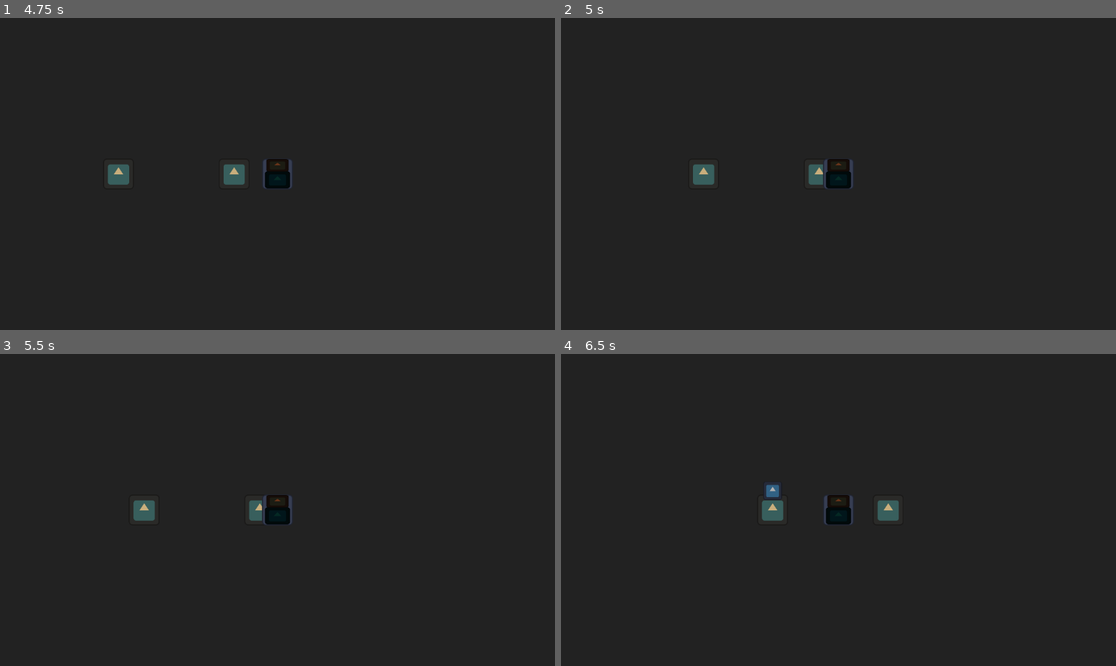
Above: before the commit, frames 1-4 (two rows, left to right).
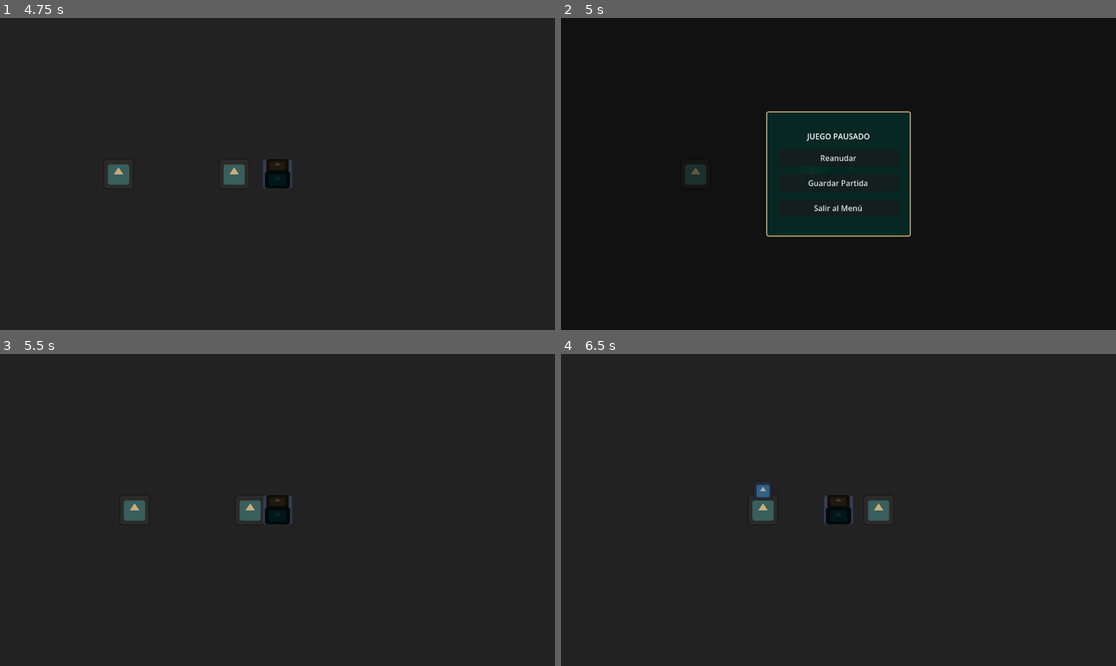
Above: after the commit, the same moments.

Repository: rualesana-046/Proyecto_videojuego_2D
Game: Godot game, scene res://scenes/ui/CharacterCreator.tscn
Two runs of this game, one before a commit and one after it. Both use one fixed random seed, a clock stepped at 60 frames per second and the inputs below. The engine's default icon, where the game draws it, is replaced by a stand-in: a white triangle on a blue panel in a dark square.
Inputs (mouse positions are in pixels of both pictures, inside the frame that each line leads up to):
- Up to frame 1 (4.75 s): click "Comenzar Aventura" at 0.5 s; tap Enter at 1.25 s; hold D (move_right) 1.28-2.03 s; hold E (interact) 1.28-2.03 s; hold S (move_down) 2.03-2.78 s; tap Q (toggle_notebook) at 2.1, 3.6 s; hold D (move_right) 2.78-3.53 s; hold E (interact) 2.78-3.53 s; hold W (move_up) 3.53-4.28 s; hold A (move_left) from 4.28 s (still down); hold E (interact) from 4.28 s (still down)
- Up to frame 2 (5 s): keep holding A (move_left); keep holding E (interact); tap Escape (ui_cancel) at 4.9 s
- Up to frame 3 (5.5 s): release A (move_left) at 5 s; release E (interact) at 5 s; click (277, 494) at 5 s, where only the run after the commit has a clickable "Reanudar"
- Up to frame 4 (6.5 s): tap Space at 5.75 s; hold A (move_left) from 5.78 s (still down); tap Q (toggle_notebook) at 5.85 s

Frame 1 is identical in both runs. In frame 2, 7.6% of the frame differs, in the area x 23-64%, y 29-71%; in frame 3, 0.4%; in frame 4, 0.7%.

Commit message:
feat: implement global pause menu with resume, save and quit functionality

Diff:
--- a/scenes/levels/Level1.tscn
+++ b/scenes/levels/Level1.tscn
@@ -1,8 +1,9 @@
-[gd_scene load_steps=4 format=3 uid="uid://c4lan2m6v8x1p"]
+[gd_scene load_steps=5 format=3 uid="uid://c4lan2m6v8x1p"]
 
 [ext_resource type="PackedScene" uid="uid://b8m3x7p2laq1w" path="res://scenes/entities/Player.tscn" id="1_player_scene"]
 [ext_resource type="PackedScene" uid="uid://f3n7r9x2m5p8w" path="res://scenes/entities/NPC.tscn" id="2_npc_scene"]
 [ext_resource type="PackedScene" uid="uid://e7p4r2n8x5m1q" path="res://scenes/ui/DialogueOverlay.tscn" id="3_dialogue_overlay_scene"]
+[ext_resource type="PackedScene" uid="uid://p7m2n9x4q1r8w" path="res://scenes/ui/PauseMenu.tscn" id="4_pause_menu_scene"]
 
 [node name="Level1" type="Node2D" unique_id=123768958]
 
@@ -24,3 +25,5 @@
 [node name="Player" parent="." unique_id=162365422 instance=ExtResource("1_player_scene")]
 
 [node name="DialogueOverlay" parent="." instance=ExtResource("3_dialogue_overlay_scene")]
+
+[node name="PauseMenu" parent="." instance=ExtResource("4_pause_menu_scene")]
--- a/scenes/levels/Level2.tscn
+++ b/scenes/levels/Level2.tscn
@@ -3,6 +3,7 @@
 [ext_resource type="PackedScene" uid="uid://b8m3x7p2laq1w" path="res://scenes/entities/Player.tscn" id="1_player_scene"]
 [ext_resource type="PackedScene" uid="uid://g5m2n8p4r1x9w" path="res://scenes/entities/Chaser.tscn" id="2_chaser_scene"]
 [ext_resource type="Texture2D" path="res://icon.svg" id="3_wall_icon"]
+[ext_resource type="PackedScene" uid="uid://p7m2n9x4q1r8w" path="res://scenes/ui/PauseMenu.tscn" id="4_pause_menu_scene"]
 
 [sub_resource type="RectangleShape2D" id="RectangleShape2D_wall"]
 size = Vector2(64, 192)
@@ -42,3 +43,5 @@
 
 [node name="Chaser" parent="." instance=ExtResource("2_chaser_scene")]
 position = Vector2(300, 0)
+
+[node name="PauseMenu" parent="." instance=ExtResource("4_pause_menu_scene")]
--- a/scenes/levels/Level3.tscn
+++ b/scenes/levels/Level3.tscn
@@ -3,6 +3,7 @@
 [ext_resource type="Script" path="res://scenes/levels/Level3.gd" id="1_level3_script"]
 [ext_resource type="PackedScene" uid="uid://b8m3x7p2laq1w" path="res://scenes/entities/Player.tscn" id="2_player_scene"]
 [ext_resource type="PackedScene" uid="uid://j4n9q2x6m8p1w" path="res://scenes/entities/WaxFragment.tscn" id="3_wax_fragment_scene"]
+[ext_resource type="PackedScene" uid="uid://p7m2n9x4q1r8w" path="res://scenes/ui/PauseMenu.tscn" id="4_pause_menu_scene"]
 
 [node name="Level3" type="Node2D"]
 script = ExtResource("1_level3_script")
@@ -48,3 +49,5 @@
 offset_right = 260.0
 offset_bottom = 78.0
 text = "Fragmentos de cera: 0"
+
+[node name="PauseMenu" parent="." instance=ExtResource("4_pause_menu_scene")]
--- /dev/null
+++ b/scenes/ui/PauseMenu.gd
@@ -0,0 +1,41 @@
+class_name PauseMenu
+extends CanvasLayer
+
+const MAIN_MENU_PATH: String = "res://scenes/ui/CharacterCreator.tscn"
+
+@onready var resume_button: Button = $Overlay/PausePanel/VBoxContainer/ResumeButton
+@onready var save_button: Button = $Overlay/PausePanel/VBoxContainer/SaveButton
+@onready var quit_button: Button = $Overlay/PausePanel/VBoxContainer/QuitButton
+
+
+func _ready() -> void:
+	process_mode = Node.PROCESS_MODE_ALWAYS
+	hide()
+	resume_button.pressed.connect(_on_resume_button_pressed)
+	save_button.pressed.connect(_on_save_button_pressed)
+	quit_button.pressed.connect(_on_quit_button_pressed)
+
+
+func _unhandled_input(event: InputEvent) -> void:
+	if event.is_action_pressed("ui_cancel"):
+		toggle_pause()
+
+
+func toggle_pause() -> void:
+	var new_pause_state: bool = not get_tree().paused
+	get_tree().paused = new_pause_state
+	visible = new_pause_state
+
+
+func _on_resume_button_pressed() -> void:
+	get_tree().paused = false
+	hide()
+
+
+func _on_save_button_pressed() -> void:
+	WorldState.save_game()
+
+
+func _on_quit_button_pressed() -> void:
+	get_tree().paused = false
+	get_tree().change_scene_to_file(MAIN_MENU_PATH)
--- /dev/null
+++ b/scenes/ui/PauseMenu.tscn
@@ -0,0 +1,66 @@
+[gd_scene load_steps=3 format=3 uid="uid://p7m2n9x4q1r8w"]
+
+[ext_resource type="Theme" uid="uid://d2m8x4q9r1p7v" path="res://scenes/ui/main_theme.tres" id="1_main_theme"]
+[ext_resource type="Script" path="res://scenes/ui/PauseMenu.gd" id="2_pause_menu_script"]
+
+[node name="PauseMenu" type="CanvasLayer"]
+process_mode = 3
+layer = 10
+script = ExtResource("2_pause_menu_script")
+
+[node name="Overlay" type="ColorRect" parent="."]
+anchors_preset = 15
+anchor_right = 1.0
+anchor_bottom = 1.0
+grow_horizontal = 2
+grow_vertical = 2
+color = Color(0, 0, 0, 0.5)
+
+[node name="PausePanel" type="Panel" parent="Overlay"]
+layout_mode = 1
+anchors_preset = 8
+anchor_left = 0.5
+anchor_top = 0.5
+anchor_right = 0.5
+anchor_bottom = 0.5
+offset_left = -150.0
+offset_top = -130.0
+offset_right = 150.0
+offset_bottom = 130.0
+grow_horizontal = 2
+grow_vertical = 2
+theme = ExtResource("1_main_theme")
+
+[node name="VBoxContainer" type="VBoxContainer" parent="Overlay/PausePanel"]
+layout_mode = 1
+anchors_preset = 15
+anchor_right = 1.0
+anchor_bottom = 1.0
+offset_left = 24.0
+offset_top = 24.0
+offset_right = -24.0
+offset_bottom = -24.0
+grow_horizontal = 2
+grow_vertical = 2
+theme_override_constants/separation = 16
+alignment = 1
+
+[node name="TitleLabel" type="Label" parent="Overlay/PausePanel/VBoxContainer"]
+layout_mode = 2
+text = "JUEGO PAUSADO"
+horizontal_alignment = 1
+
+[node name="ResumeButton" type="Button" parent="Overlay/PausePanel/VBoxContainer"]
+custom_minimum_size = Vector2(0, 36)
+layout_mode = 2
+text = "Reanudar"
+
+[node name="SaveButton" type="Button" parent="Overlay/PausePanel/VBoxContainer"]
+custom_minimum_size = Vector2(0, 36)
+layout_mode = 2
+text = "Guardar Partida"
+
+[node name="QuitButton" type="Button" parent="Overlay/PausePanel/VBoxContainer"]
+custom_minimum_size = Vector2(0, 36)
+layout_mode = 2
+text = "Salir al Menú"
